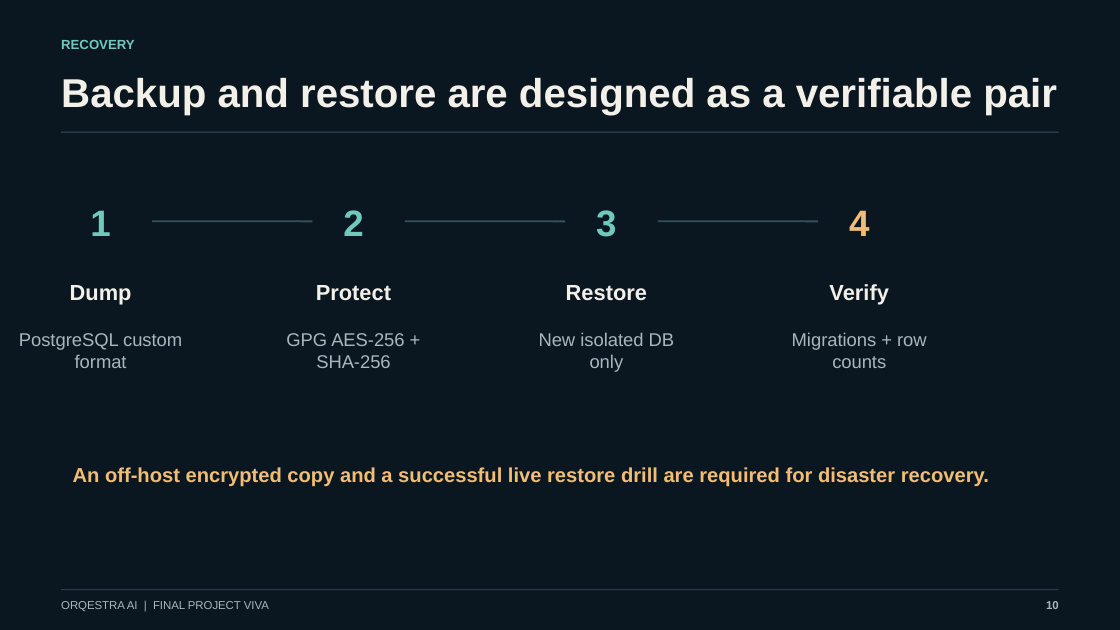
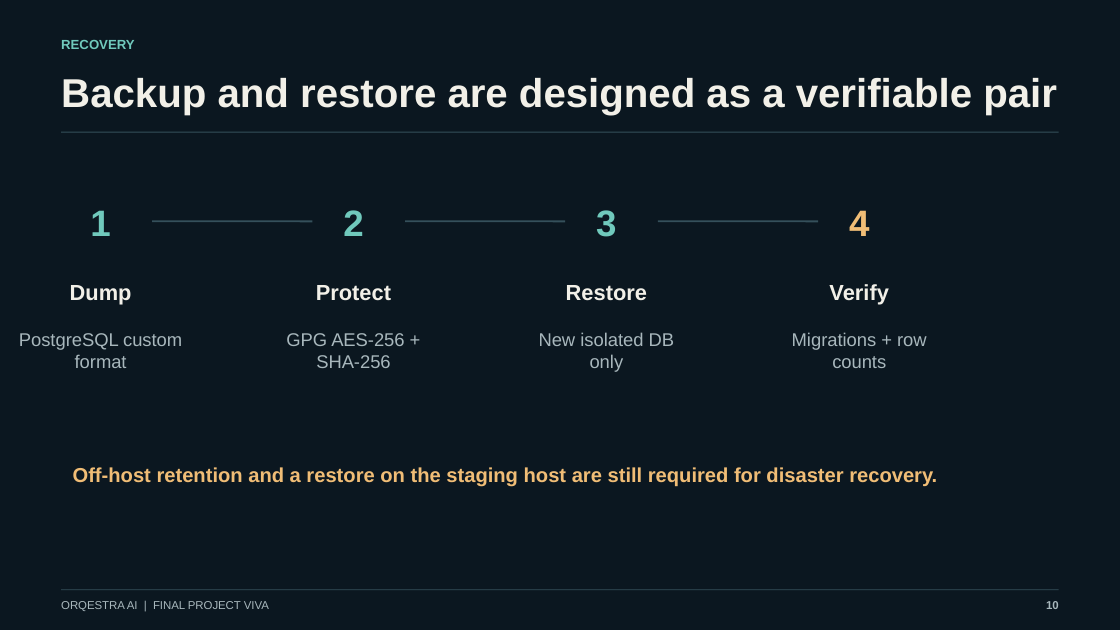
Before and after one commit to anshiiii-hub/ORQESTRA, a slide deck: slide 10 of deliverables/ORQESTRA_AI_Final_Viva_Deck.pptx. Drawn at 1120x630 pixels with LibreOffice and Linux fonts; fonts in the diff are those of the drawing. Boxes give left, top, right and bottom in pixels: in the first picture for what was removed or moved away, otherwise in the second. Text is boxed around its words. In the diff, an @@ line names an element or a change of style, - is before the commit and + after.

Commit message:
fix(ops): verify encrypted restore on macOS

```diff
--- a/deliverables/ORQESTRA_AI_Final_Viva_Deck.pptx
+++ b/deliverables/ORQESTRA_AI_Final_Viva_Deck.pptx
@@ text at bbox=[73, 467, 937, 487]: text changed @@
-An off-host encrypted copy and a successful live restore drill are required for disaster recovery.
+Off-host retention and a restore on the staging host are still required for disaster recovery.
```
Also in this commit, not shown: 1 other slide changed, 5 other files.
